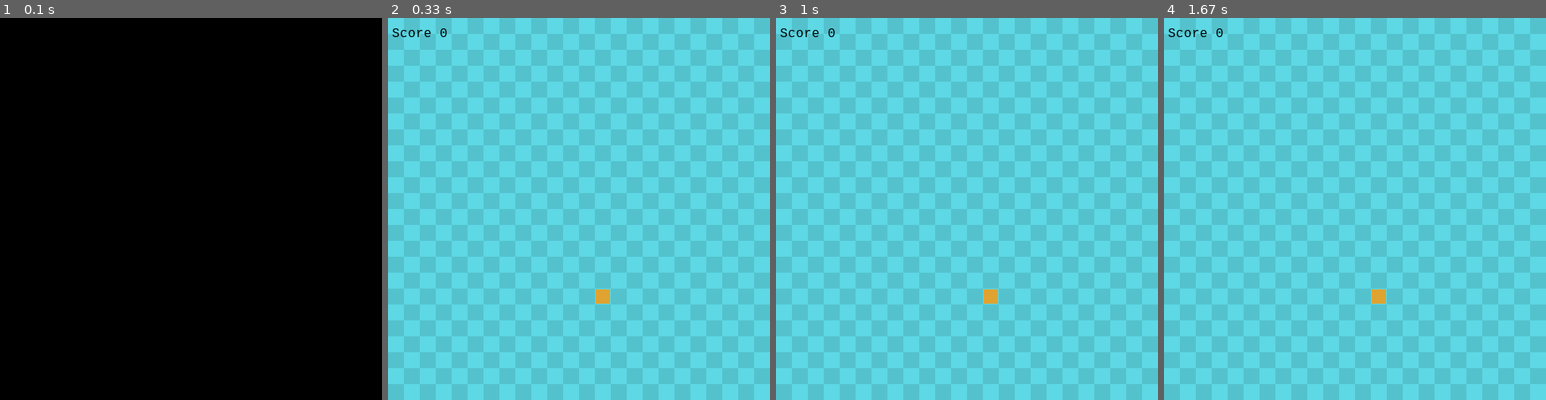
Above: before the commit, frames 1-4 (left to right).
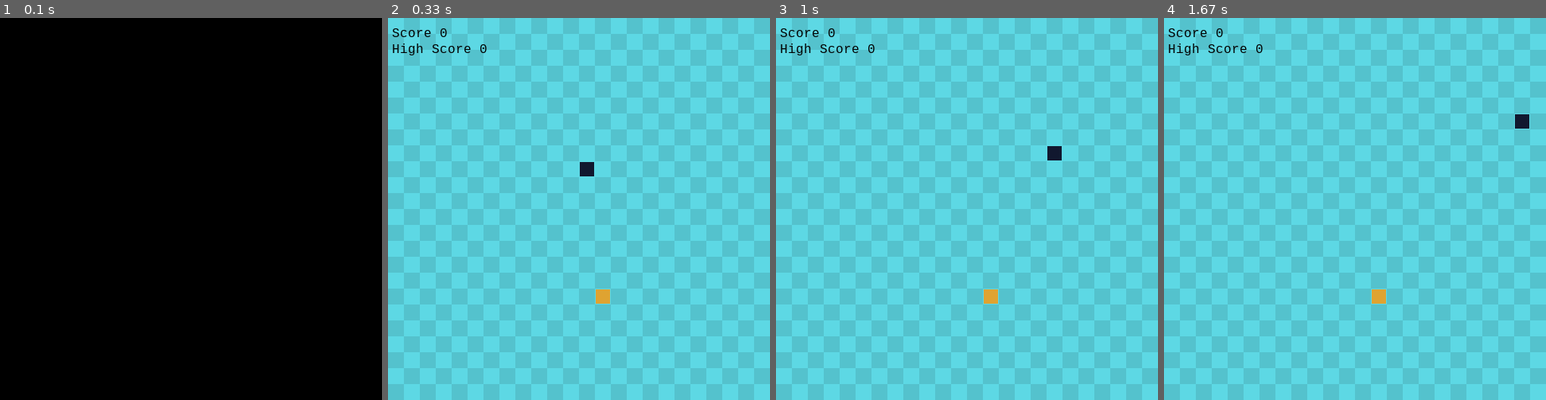
Above: after the commit, the same moments.

Repository: SamuelKhoo2003/Mini-Arcade
Game: pygame game, started from snake/snake.py
The game is run twice, just before and just after one commit, with the same random seed, the same clock (stepped at 60 frames per second) and the same inputs.
Inputs:
- Up to frame 1 (0.1 s): no input
- Up to frame 2 (0.33 s): no input
- Up to frame 3 (1 s): hold Right 0.33-0.8 s; hold Up from 0.83 s (still down)
- Up to frame 4 (1.67 s): release Up at 1.13 s; hold Right 1.17-1.63 s

Frame 1 is identical in both runs. In frame 2, 0.4% of the frame differs, in the area x 1-54%, y 6-42%; in frame 3, 0.4%; in frame 4, 0.4%.

Commit message:
feat: added highscore for snakegame

Diff:
--- a/snake/snake.py
+++ b/snake/snake.py
@@ -1,6 +1,19 @@
 import pygame
 import sys
 import random
+
+screenWidth = 480
+screenHeight = 480
+
+gridSize = 20
+gridWidth = screenWidth/gridSize
+gridHeight = screenHeight/gridSize
+
+up = (0,-1)
+down = (0,1)
+left = (-1,0)
+right = (1,0)
+
 
 class Snake():
     def __init__(self):
@@ -20,15 +33,15 @@
             self.direction = point
 
     def move(self):
-        curr = self.get_head_position()
-        x, y = self.direction
-        new = (((curr[0]+(x*gridSize))%screenWidth), (curr[1]+(y*gridSize)%screenHeight))
+        cur = self.get_head_position()
+        x,y = self.direction
+        new = (((cur[0]+(x*gridSize))%screenWidth), (cur[1]+(y*gridSize))%screenHeight)
         if len(self.positions) > 2 and new in self.positions[2:]:
             self.reset() # if new is already in self.position it means its hit its tail/somepart of itself
         else:
-            self.positions.insert(0, new)
+            self.positions.insert(0,new)
             if len(self.positions) > self.length:
-                self.positions.pop() # removing the end of the tail so snake size remains the same
+                self.positions.pop()  # removing the end of the tail so snake size remains the same
 
     def reset(self):
         self.length = 1
@@ -36,11 +49,11 @@
         self.direction = random.choice([up, down, left, right])
         self.score = 0
 
-    def draw(self, surface):
+    def draw(self,surface):
         for p in self.positions:
-            r = pygame.Rect((p[0], p[1]), (gridSize, gridSize))
+            r = pygame.Rect((p[0], p[1]), (gridSize,gridSize))
             pygame.draw.rect(surface, self.color, r)
-            pygame.draw.rect(surface, (93, 216, 228), r, 1)
+            pygame.draw.rect(surface, (93,216, 228), r, 1)
 
     def handle_keys(self):
         for event in pygame.event.get():
@@ -59,12 +72,12 @@
 
 class Food():
     def __init__(self):
-        self.position = (0, 0)
+        self.position = (0,0)
         self.color = (223, 163, 49)
-        self.randomisePosition()
+        self.randomize_position()
 
-    def randomisePosition(self):
-        self.position = (random.randint(0, gridWidth - 1) * gridSize, random.randint(0, gridHeight - 1) * gridSize)
+    def randomize_position(self):
+        self.position = (random.randint(0, gridWidth-1)*gridSize, random.randint(0, gridHeight-1)*gridSize)
 
     def draw(self, surface):
         r = pygame.Rect((self.position[0], self.position[1]), (gridSize, gridSize))
@@ -72,39 +85,30 @@
         pygame.draw.rect(surface, (93, 216, 228), r, 1)
 
 def drawGrid(surface):
-    for y in range(int(gridHeight)):
-        for x in range(int(gridWidth)):
+    for y in range(0, int(gridHeight)):
+        for x in range(0, int(gridWidth)):
             if (x+y)%2 == 0:
-                r = pygame.Rect((x*gridSize, y*gridSize), (gridSize, gridSize))
-                pygame.draw.rect(surface, (93, 216, 228), r)
+                r = pygame.Rect((x*gridSize, y*gridSize), (gridSize,gridSize))
+                pygame.draw.rect(surface,(93,216,228), r)
             else:
-                rr = pygame.Rect((x*gridSize, y*gridSize), (gridSize, gridSize))
-                pygame.draw.rect(surface, (84, 194, 205), rr)
-
-screenWidth = 480
-screenHeight = 480
-gridSize = 20
-gridWidth = screenWidth/gridSize
-gridHeight = screenHeight/gridSize
-up = (0, -1)
-down = (0, 1)
-left = (-1, 0)
-right = (1, 0)
+                rr = pygame.Rect((x*gridSize, y*gridSize), (gridSize,gridSize))
+                pygame.draw.rect(surface, (84,194,205), rr)
 
 def main():
     pygame.init()
-    clock = pygame.time.Clock() # show game time/clock
+
+    clock = pygame.time.Clock()
     screen = pygame.display.set_mode((screenWidth, screenHeight), 0, 32)
 
     surface = pygame.Surface(screen.get_size())
     surface = surface.convert()
-
-    scoreFont = pygame.font.SysFont("monospace", 16)
-
     drawGrid(surface)
 
     snake = Snake()
     food = Food()
+    highScore = 0
+
+    myfont = pygame.font.SysFont("monospace",16)
 
     while True:
         clock.tick(10)
@@ -114,12 +118,16 @@
         if snake.get_head_position() == food.position:
             snake.length += 1
             snake.score += 1
-            food.randomisePosition()
+            food.randomize_position()
         snake.draw(surface)
         food.draw(surface)
-        screen.blit(surface, (0, 0))
-        text = scoreFont.render("Score {0}".format(snake.score), 1, (0, 0, 0))
-        screen.blit(text, (5, 10))
+        screen.blit(surface, (0,0))
+        highScore = max(snake.score, highScore)
+        scoreText = myfont.render("Score {0}".format(snake.score), 1, (0,0,0)) # the 1 is for antialias boolean
+        highScoreText = myfont.render(f"High Score {highScore}" , 1,  (0, 0, 0))
+        screen.blit(scoreText, (5,10))
+        screen.blit(highScoreText, (5, 30))
         pygame.display.update()
+
 if __name__ == "__main__":
     main()
